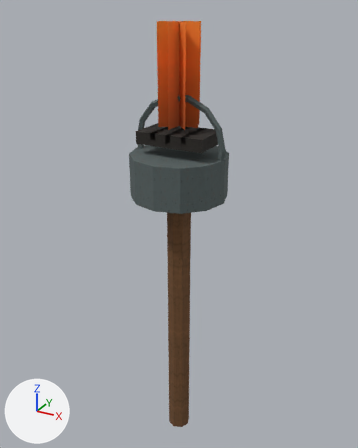
Before and after pictures for a commit that changed the OBJ model Assets/ProjectOEN/ProductionArt/Meshes/environment_set_dressing/en-021_torch_stand__lit.obj.
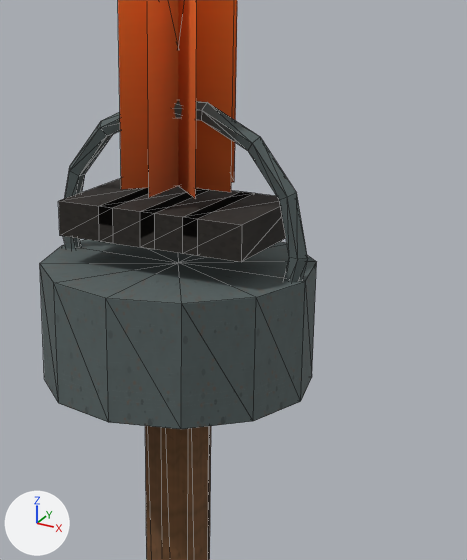
Old and new are each drawn whole from a 50 mm lens placed at (0.837, -1.523, 1.745), pointed at (-0.024, 0.043, 0.962) and again close up on the part from 32% to 79% of the width and 13% to 58% of the height. Arrows for +X, +Y and +Z are at lower left; the lights stay in place. The last two pictures show the newer version. The close-ups show mesh edges as thin lines. Where no turn or scale is listed for an object, it has been applied to the vertices. Vertices at exactly the same position are counted once.

Names of what the first close-up shows: 'en-021_torch_stand__lit'.
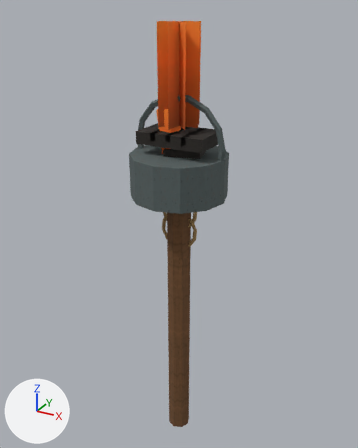
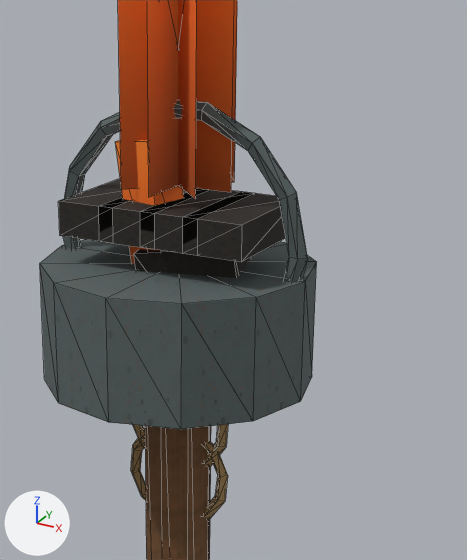
What differs and where, as boxes (x1, y1, x2, y2) in the close-ups (467 x 560 px):
part 1 of me_en_021_torch_stand__lit, added: after (131, 429, 228, 520)
part 2 of me_en_021_torch_stand__lit, added: after (133, 424, 228, 467)
part 3 of me_en_021_torch_stand__lit, added: after (115, 139, 251, 278)

The change in detail:
Picture 'rope_albedo.png' (img_rope_albedo_png) is new.
Material 'Rope' (mat_rope) is new.
Its texture is img_rope_albedo_png.
Its roughness is 0.89.
me_en_021_torch_stand__lit is used by ob_en_021_torch_stand__lit; location (0.0, 0.0, 0.0).
me_en_021_torch_stand__lit had 162 vertices, 276 faces and spanned x -0.18..0.18, y -0.18..0.18, z 0.0..1.7.
me_en_021_torch_stand__lit now has 322 vertices, 588 faces and spans x -0.18..0.18, y -0.18..0.18, z 0.0..1.7.
me_en_021_torch_stand__lit part 1: a new loose piece of 48 vertices spanning x -0.08..0.08, y -0.01..0.01, z 0.88..1.04, in mat_rope (picture img_rope_albedo_png).
me_en_021_torch_stand__lit part 2: a new loose piece of 48 vertices spanning x -0.08..0.08, y -0.01..0.01, z 0.96..1.12, in mat_rope (picture img_rope_albedo_png).
Part 3, on me_en_021_torch_stand__lit:
16 vertices are added at x -0.07..0.12, y -0.06..0.06, z 1.06..1.42.
12 new faces join them, mat_char (picture img_char_albedo_png).
12 new faces join them, mat_fire (picture img_fire_albedo_png).
Other edits to the shape of me_en_021_torch_stand__lit do not show in these pictures.
me_en_021_torch_stand__lit gains material mat_rope (picture img_rope_albedo_png).
